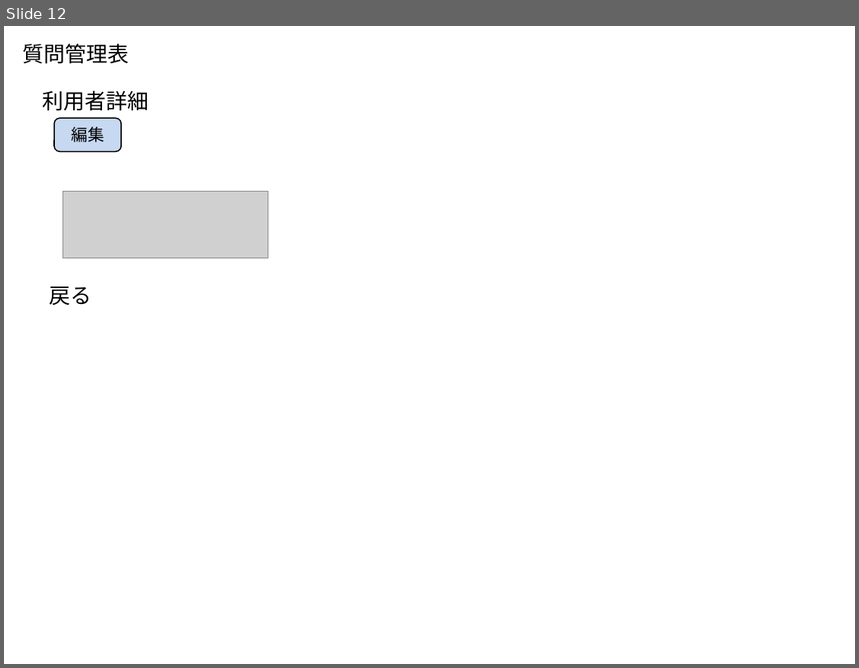
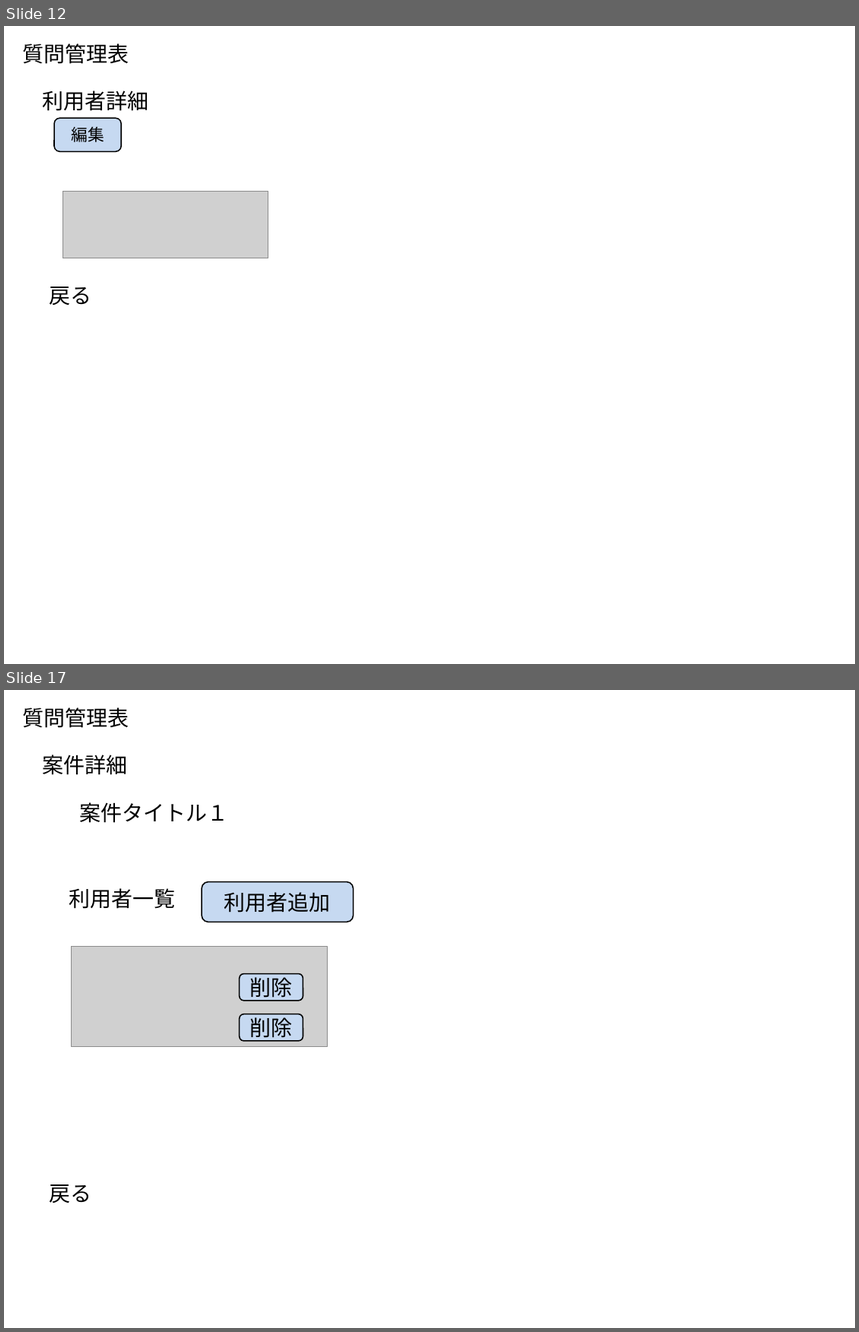
Before and after one commit to isozaki/macaron, a slide deck: document/画面一覧.pptx. Shown one above the other, each under a label of ours: slide 12 before the commit, slides 12 and 17 after it; the slides between them are not shown. The pictures are 859x668 and 859x1332 pixels, drawn with LibreOffice and Linux fonts; fonts in the diff are those of the drawing; grey boxes stand for pictures. Boxes give left, top, right and bottom in pixels: in the first picture for what was removed or moved away, otherwise in the second. Text is boxed around its words. In the diff, an @@ line names an element or a change of style, - is before the commit and + after.

Commit message:
案件管理機能を追加するにあたりドキュメントを修正

```diff
--- a/document/画面一覧.pptx
+++ b/document/画面一覧.pptx
@@ slide 17 added at (4,690,855,1328), background #FFFFFF @@
@@ text added at (22,707,129,728), 18 pt, text #000000 @@
+質問管理表
@@ text added at (43,755,128,775), 18 pt, text #000000 @@
+案件詳細
@@ text added at (79,802,228,823), 18 pt, text #000000 @@
+案件タイトル１
@@ text added at (69,888,176,909), 18 pt, text #000000 @@
+利用者一覧
@@ rounded rectangle added at (202,882,353,923), fill #C6D9F1, outline #000000 1 pt, 18 pt, text #000000 @@
+利用者追加
@@ picture added at (71,946,328,1046) @@
@@ rounded rectangle added at (240,974,303,1001), fill #C6D9F1, outline #000000 1 pt, 18 pt, text #000000 @@
+削除
@@ rounded rectangle added at (240,1015,303,1040), fill #C6D9F1, outline #000000 1 pt, 18 pt, text #000000 @@
+削除
@@ text added at (49,1185,91,1203), 18 pt, text #000000 @@
+戻る
```
Also in this commit, not shown: 2 slides changed, 5 other slides added, 2 other files.
